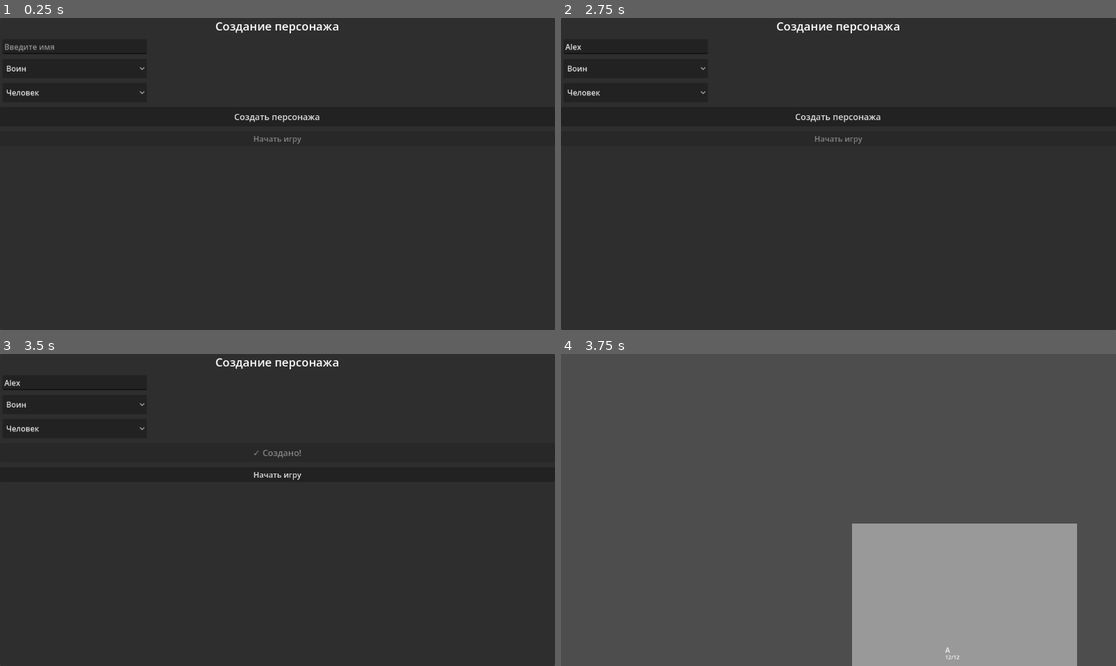
Above: before the commit, frames 1-4 (two rows, left to right).
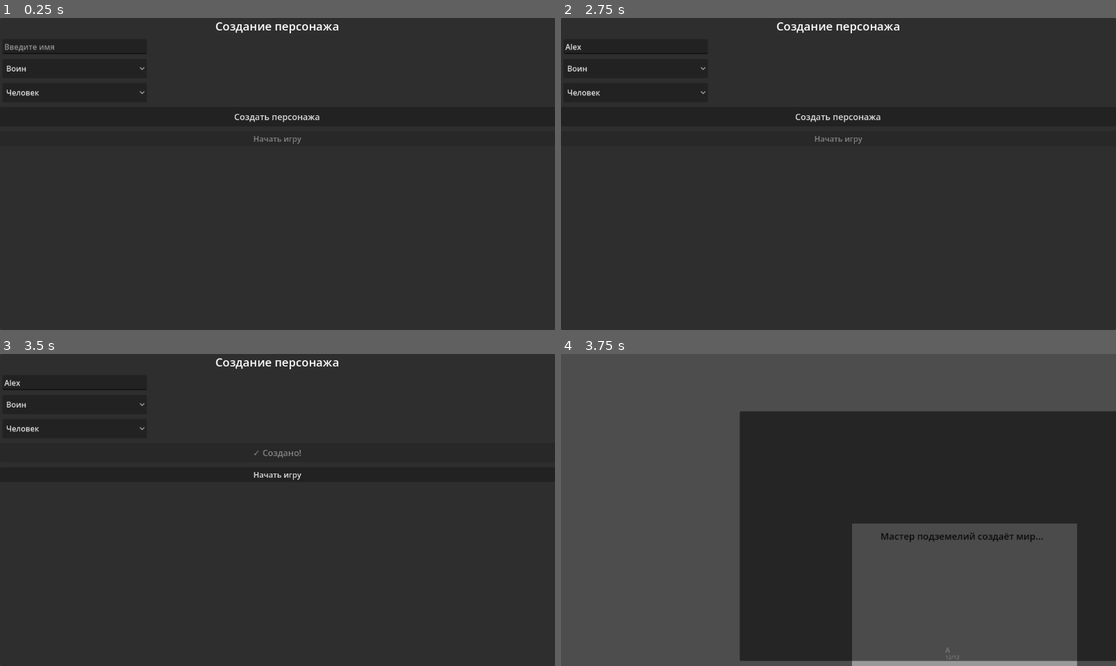
Above: after the commit, the same moments.

Repository: Deniseks239/tactical-rpg-ai-v-2
Game: Godot game, scene res://scenes/character_creator.tscn
Same seed, same stepped clock (60 frames per second), same inputs: the game is played once before the commit and once after it.
Inputs (mouse positions are in pixels of both pictures, inside the frame that each line leads up to):
- Up to frame 1 (0.25 s): no input
- Up to frame 2 (2.75 s): click (633, 46) at 0.52 s; type "Alex" at 0.6 s; click "Воин" at 1.25 s; click "Человек" at 2 s
- Up to frame 3 (3.5 s): click "Создать персонажа" at 2.75 s
- Up to frame 4 (3.75 s): click "Начать игру" at 3.5 s

Frames 1-3 are identical in both runs. In frame 4, 54% of the frame differs, in the area x 32-100%, y 18-99%.

Commit message:
Update game_controller.gd

Diff:
--- a/scripts/game/game_controller.gd
+++ b/scripts/game/game_controller.gd
@@ -18,6 +18,7 @@
 var pending_return_door_x: int = 0
 var pending_return_door_y: int = 0
 var pending_previous_location: String = ""
+var loading_screen: Control = null
 
 func _ready():
 	grid_state = GridState.new()
@@ -57,6 +58,7 @@
 	print("GameController готов. Ожидание создания персонажа.")
 
 func _start_game():
+	_show_loading_screen("Мастер подземелий создаёт мир...")
 	print("Запрос к AI на текстовое описание начальной локации")
 	var prompt = PromptTemplatesAuto.get_start_location_prompt()
 	ai_client.send_request([{"role": "user", "content": prompt}], {}, {}, "location_text")
@@ -886,3 +888,35 @@
 			continue
 		return Vector2i(nx, ny)
 	return Vector2i(-1, -1)
+
+func _show_loading_screen(text: String = "Загрузка..."):
+	if loading_screen:
+		return
+
+	loading_screen = Control.new()
+	loading_screen.set_anchors_preset(Control.PRESET_FULL_RECT)
+	loading_screen.mouse_filter = Control.MOUSE_FILTER_STOP
+	loading_screen.z_index = 100
+
+	# Полупрозрачный чёрный фон на весь экран
+	var panel = Panel.new()
+	panel.set_anchors_preset(Control.PRESET_FULL_RECT)
+	panel.modulate = Color(0, 0, 0, 0.85)  # почти чёрный, 85% непрозрачности
+	loading_screen.add_child(panel)
+
+	# Текст по центру
+	var label = Label.new()
+	label.text = text
+	label.horizontal_alignment = HORIZONTAL_ALIGNMENT_CENTER
+	label.vertical_alignment = VERTICAL_ALIGNMENT_CENTER
+	label.set_anchors_preset(Control.PRESET_FULL_RECT)
+	label.add_theme_font_size_override("font_size", 24)
+	label.modulate = Color(1, 1, 1, 1)
+	panel.add_child(label)
+
+	get_tree().root.add_child(loading_screen)
+
+func _hide_loading_screen():
+	if loading_screen:
+		loading_screen.queue_free()
+		loading_screen = null
